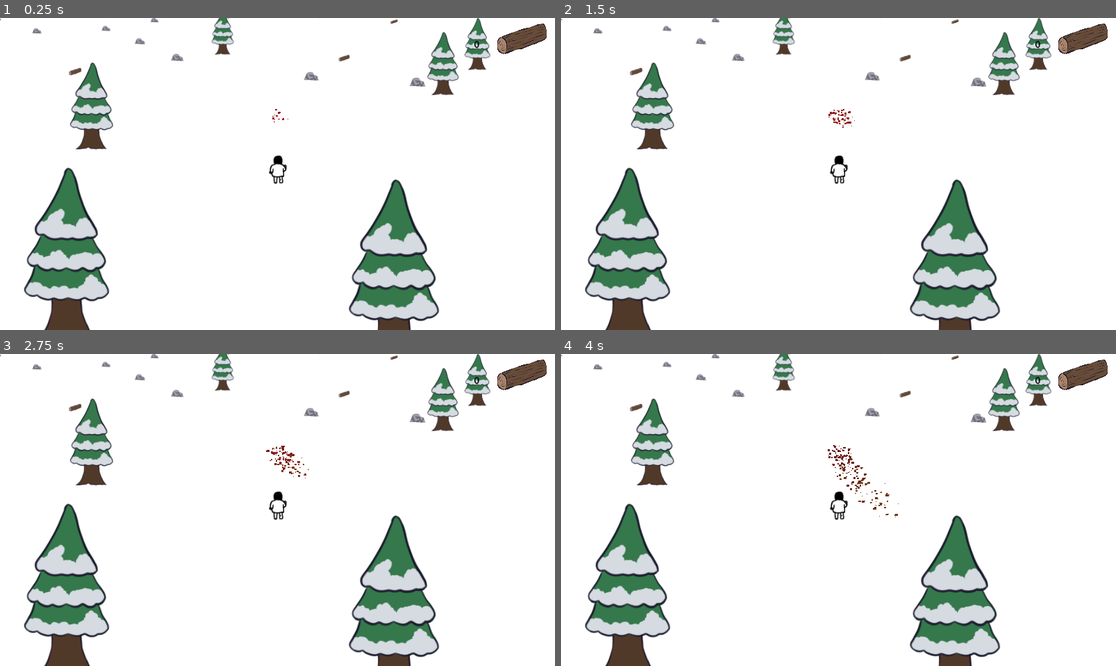
Above: before the commit, frames 1-4 (two rows, left to right).
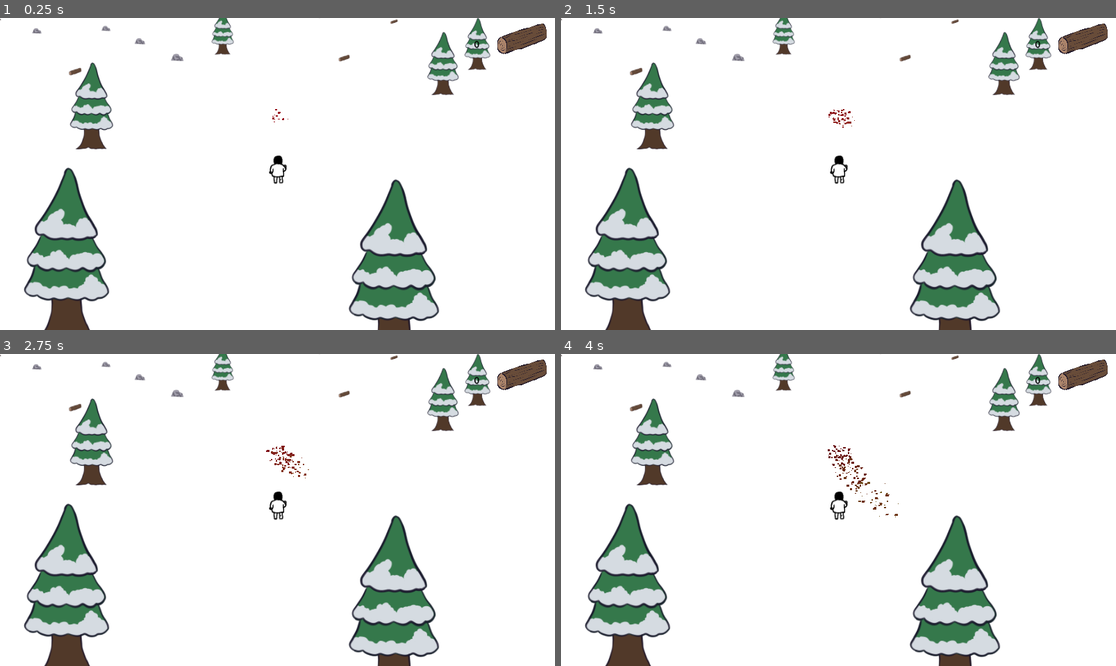
Above: after the commit, the same moments.

Repository: FablabMurat/GameJamMurat0324
Game: Godot game, scene res://terrain.tscn
Two runs of this game, one before a commit and one after it. Both use one fixed random seed, a clock stepped at 60 frames per second and the inputs below. A sky picture missing from this copy of the repository is replaced by a grey-blue gradient.
Inputs (mouse positions are in pixels of both pictures, inside the frame that each line leads up to):
- Up to frame 1 (0.25 s): no input
- Up to frame 2 (1.5 s): move the mouse to (960, 158) at 0.52 s; tap O (addLog) at 0.6, 1.35 s; tap Enter at 1.25 s; move the mouse to (727, 189) at 1.27 s
- Up to frame 3 (2.75 s): move the mouse to (333, 441) at 2.02 s; tap O (addLog) at 2.1 s
- Up to frame 4 (4 s): move the mouse to (810, 572) at 2.77 s; tap O (addLog) at 2.85, 3.6 s; move the mouse to (1005, 556) at 3.52 s

The runs differ from the first frame. In frame 1, 0.1% of the frame differs, in the area x 27-77%, y 0-23%; in frame 2, 0.1%; in frame 3, 0.1%; in frame 4, 0.1%.

Commit message:
2largiseement du périmètre de non construction d'objets

Diff:
--- a/terrain.gd
+++ b/terrain.gd
@@ -28,7 +28,7 @@
 	for i in range(nbmax):
 		x = randf()*198.0-99.0
 		z = randf()*198.0-99.0
-		if abs(x) < 3 and abs(z) < 3:
+		if abs(x) < 8 and abs(z) < 8:
 			return
 		createobj(scene,x,z)
 
